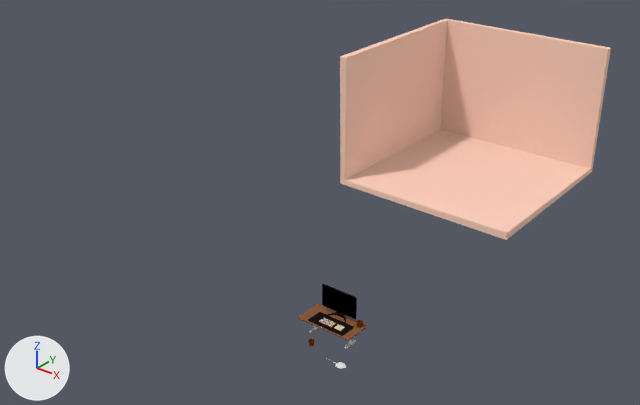
An edit to the Blender file Room.blend, drawn before and after from the same camera.
The view is the same before and after, from a 50 mm camera at (57.4, -70.6, 61.7) aimed at (-11.3, 15.3, 8.4). The axes (+X, +Y, +Z) are drawn at lower left. The lights are the same throughout.

Before the edit, the objects in view are built like this:
```python
ob_circle = bpy.data.objects.new('Circle', me_circle_001)
ob_circle.location = (5.0, -3.5, -2.0)
ob_circle.scale = (0.52, 0.52, 0.52)
ob_cube = bpy.data.objects.new('Cube', me_cube_001)
ob_cube.location = (1.3, 0.3, 2.4)
ob_cube.rotation_euler = (0.0374, 0.0, 0.0)  # degrees (2.1, 0, 0)
ob_cube.scale = (0.0615, 0.0617, 0.0317)
ob_cube_003 = bpy.data.objects.new('Cube.003', me_cube_005)
ob_cube_003.location = (-2.0, 40.1, 20.1)
ob_cube_003.scale = (-13.5, -13.5, -13.5)
ob_monitor = bpy.data.objects.new('Monitor', me_cube_002)
ob_monitor.location = (0.9, 2.4, 3.9)
ob_monitor.scale = (1.9, -0.288, 1.9)
ob_pot = bpy.data.objects.new('Pot', me_cylinder_001)
ob_pot.location = (5.5, 1.8, 2.7)
ob_pot.scale = (0.378, 0.378, 0.378)
ob_pot_001 = bpy.data.objects.new('Pot.001', me_cylinder_002)
ob_pot_001.location = (2.6, -3.6, 1.6)
ob_pot_001.scale = (0.378, 0.378, 0.378)
ob_table_feet = bpy.data.objects.new('Table Feet', me_cube_003)
ob_table_feet.location = (-0.3, 0.6, 0.1)
ob_table_feet.scale = (0.192, 0.984, 0.0359)
ob_table_leg = bpy.data.objects.new('Table Leg', me_cube_004)
ob_table_leg.location = (-0.3, 0.6, 1.1)
ob_table_leg.scale = (-0.131, -0.107, 0.968)
ob_table_top = bpy.data.objects.new('Table Top', me_cube)
ob_table_top.location = (2.4, 0.6, 2.1)
ob_table_top.scale = (3.87, 1.92, 0.07)
```
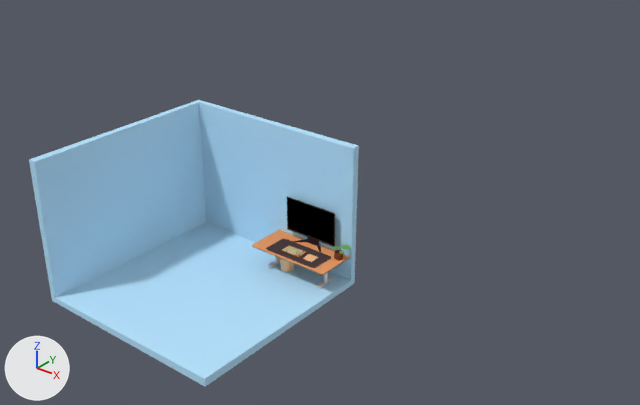
What differs and where, as boxes (x1, y1, x2, y2) in the pictures (640 x 405 px):
'Cube.003', recoloured, moved
    before: (340, 18, 611, 240)
    after: (29, 100, 359, 387)
'Monitor', moved, rescaled (36% wider, 37% taller)
    before: (322, 283, 357, 323)
    after: (287, 197, 335, 252)
'Table Top', recoloured, moved, rescaled (41% wider, 21% taller)
    before: (298, 304, 367, 341)
    after: (252, 230, 350, 275)
'Mat', moved, rescaled (40% wider, 20% taller)
    before: (308, 312, 354, 336)
    after: (266, 239, 331, 268)
'Pot.001', moved, rescaled
    before: (308, 339, 315, 346)
    after: (278, 257, 294, 272)
'KeyCap', moved, rescaled (41% wider, 30% taller)
    before: (319, 318, 335, 327)
    after: (282, 245, 305, 257)
'Table Feet', recoloured, moved, rescaled (42% wider, 23% taller)
    before: (309, 327, 356, 348)
    after: (268, 262, 335, 288)
'TrackPad', moved, rescaled
    before: (334, 324, 345, 331)
    after: (303, 254, 319, 262)
'Pot', moved, rescaled (43% wider, 38% taller)
    before: (357, 320, 363, 327)
    after: (334, 250, 343, 260)
'Case', moved, rescaled
    before: (318, 317, 337, 328)
    after: (281, 245, 308, 258)
'Circle', moved, turned
    before: (328, 359, 346, 368)
    after: (340, 245, 351, 249)
'Table Leg', recoloured, moved, rescaled (42% wider, 47% taller)
    before: (314, 326, 351, 344)
    after: (275, 256, 328, 283)
'Circle.001', added
    after: (332, 246, 340, 254)

Patch to the scene script:
```diff
--- a/Room.blend.py
+++ b/Room.blend.py
@@ mat_material_001 @@
 mat_material_001 = principled_material('Material.001')
-mat_material_001.base_color = (1.0, 0.647, 0.518)  # beige #ffd2bf
+mat_material_001.base_color = (0.485, 0.778, 1.0)  # blue #b9e4ff
 mat_material_001.roughness = 1.0
@@ mat_table_top_002 @@
 mat_table_top_002 = principled_material('Table Top.002')
-mat_table_top_002.base_color = (0.246, 0.104, 0.0459)  # brown #885b3c
+mat_table_top_002.base_color = (0.814, 0.33, 0.137)  # orange #e99b67
 mat_table_top_002.roughness = 0.957
@@ ob_cube_003 @@
 ob_cube_003 = bpy.data.objects.new('Cube.003', me_cube_005)
-ob_cube_003.location = (-2.0, 40.1, 20.1)
+ob_cube_003.location = (-16.2, -2.4, 14.6)
 ob_cube_003.scale = (-13.5, -13.5, -13.5)
@@ ob_cube @@
-ob_cube = bpy.data.objects.new('Cube', me_cube_001)
@@ ob_circle @@
 ob_circle = bpy.data.objects.new('Circle', me_circle_001)
-ob_circle.location = (5.0, -3.5, -2.0)
+ob_circle.location = (-3.7, 10.2, 4.9)
+ob_circle.rotation_euler = (6.283, 0.0, 0.598)  # degrees (360, 0, 34)
 ob_circle.scale = (0.52, 0.52, 0.52)
@@ ob_pot @@
 ob_pot = bpy.data.objects.new('Pot', me_cylinder_001)
-ob_pot.location = (5.5, 1.8, 2.7)
-ob_pot.scale = (0.378, 0.378, 0.378)
+ob_pot.location = (-3.8, 9.8, 5.3)
+ob_pot.scale = (0.596, 0.596, 0.596)
 _m = ob_pot.modifiers.new('Bevel', 'BEVEL')
@@ ob_pot_001 @@
 ob_pot_001 = bpy.data.objects.new('Pot.001', me_cylinder_002)
-ob_pot_001.location = (2.6, -3.6, 1.6)
-ob_pot_001.scale = (0.378, 0.378, 0.378)
+ob_pot_001.location = (-11.3, 8.2, 2.6)
+ob_pot_001.scale = (1.26, 1.26, 1.26)
 _m = ob_pot_001.modifiers.new('Bevel', 'BEVEL')
@@ ob_table_top @@
 ob_table_top = bpy.data.objects.new('Table Top', me_cube)
-ob_table_top.location = (2.4, 0.6, 2.1)
-ob_table_top.scale = (3.87, 1.92, 0.07)
+ob_table_top.location = (-9.1, 8.5, 4.5)
+ob_table_top.scale = (6.1, 3.03, 0.11)
@@ ob_table_feet @@
 ob_table_feet = bpy.data.objects.new('Table Feet', me_cube_003)
-ob_table_feet.location = (-0.3, 0.6, 0.1)
-ob_table_feet.scale = (0.192, 0.984, 0.0359)
+ob_table_feet.location = (-13.3, 8.5, 1.3)
+ob_table_feet.scale = (0.302, 1.55, 0.0565)
 _m = ob_table_feet.modifiers.new('Bevel', 'BEVEL')
@@ ob_table_leg @@
 ob_table_leg = bpy.data.objects.new('Table Leg', me_cube_004)
-ob_table_leg.location = (-0.3, 0.6, 1.1)
-ob_table_leg.scale = (-0.131, -0.107, 0.968)
+ob_table_leg.location = (-13.3, 8.4, 2.8)
+ob_table_leg.scale = (-0.206, -0.169, 1.53)
 _m = ob_table_leg.modifiers.new('Bevel', 'BEVEL')
@@ ob_monitor @@
 ob_monitor = bpy.data.objects.new('Monitor', me_cube_002)
-ob_monitor.location = (0.9, 2.4, 3.9)
-ob_monitor.scale = (1.9, -0.288, 1.9)
+ob_monitor.location = (-11.4, 11.3, 7.3)
+ob_monitor.scale = (2.99, -0.453, 2.99)
 _m = ob_monitor.modifiers.new('Bevel', 'BEVEL')
@@ ob_case @@
 ob_case = bpy.data.objects.new('Case', me_case)
-ob_case.location = (2.2, -0.1, 2.3)
-ob_case.scale = (0.994, -0.541, -0.0495)
+ob_case.location = (-9.3, 7.4, 4.7)
+ob_case.scale = (1.57, -0.853, -0.0779)
@@ ob_keycap @@
 ob_keycap = bpy.data.objects.new('KeyCap', me_cube_009)
-ob_keycap.location = (1.3, 0.3, 2.4)
+ob_keycap.location = (-10.7, 8.0, 4.9)
 ob_keycap.rotation_euler = (0.0374, 0.0, 0.0)  # degrees (2.1, 0, 0)
-ob_keycap.scale = (0.0615, 0.0617, 0.0317)
+ob_keycap.scale = (0.0969, 0.0972, 0.0499)
@@ ob_mat @@
 ob_mat = bpy.data.objects.new('Mat', me_cube_006)
-ob_mat.location = (2.5, 0.1, 2.2)
-ob_mat.scale = (2.67, 1.23, 0.00688)
+ob_mat.location = (-8.8, 7.6, 4.6)
+ob_mat.scale = (4.21, 1.93, 0.0108)
 _m = ob_mat.modifiers.new('Bevel', 'BEVEL')
@@ ob_trackpad @@
 ob_trackpad = bpy.data.objects.new('TrackPad', me_cube_008)
-ob_trackpad.location = (3.9, 0.0, 2.3)
-ob_trackpad.scale = (0.518, -0.444, 0.084)
+ob_trackpad.location = (-6.6, 7.5, 4.8)
+ob_trackpad.scale = (0.816, -0.699, 0.132)
 _m = ob_trackpad.modifiers.new('Bevel', 'BEVEL')
@@ ob_circle_002 @@
+ob_circle_002 = bpy.data.objects.new('Circle.002', me_circle_003)  # 41 vertices, 29 faces; spans x -0.55..2.4, y -1.32..0.52, z 0.0..3.08; in mat_material (green #5ca74f); modifiers SUBSURF, SOLIDIFY
+ob_circle_002.location = (-3.8, 10.0, 4.8)
+ob_circle_002.rotation_euler = (3.142, 3.157, -3.732)  # degrees (180, 181, -214)
+ob_circle_002.scale = (0.289, -0.289, 0.289)
@@ ob_circle_001 @@
+ob_circle_001 = bpy.data.objects.new('Circle.001', me_circle_003.copy())  # modifiers SUBSURF, SOLIDIFY
+ob_circle_001.location = (-3.9, 10.0, 4.9)
+ob_circle_001.rotation_euler = (3.142, 3.142, -2.544)  # degrees (180, 180, -146)
+ob_circle_001.scale = (-0.403, -0.403, 0.403)
```
